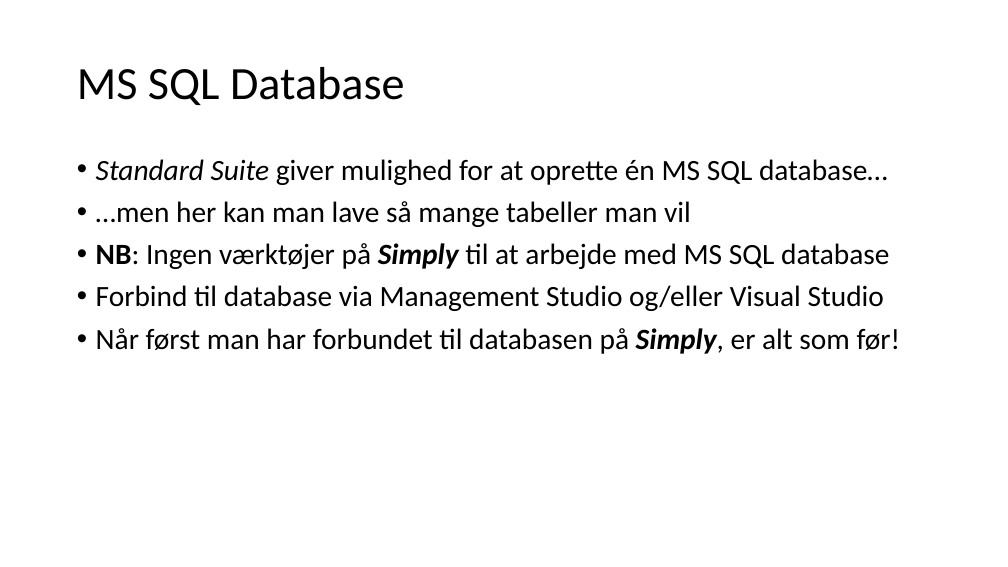
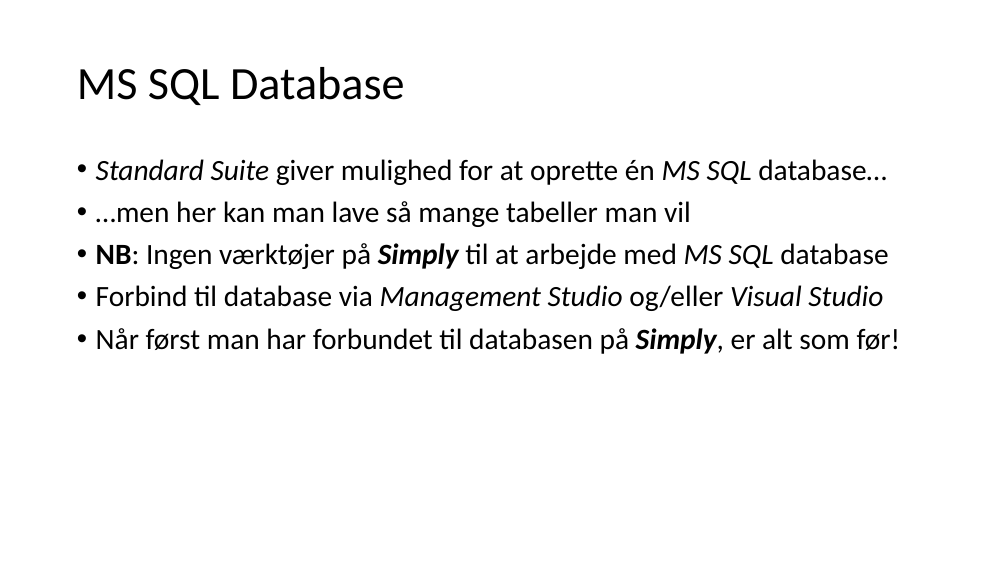
Before and after one commit to perslaursen/OOProg22, a slide deck: slide 4 of Chap/Misc/SimplyWebHosting.pptx. Drawn at 1008x567 pixels with LibreOffice and Linux fonts; fonts in the diff are those of the drawing. Boxes give left, top, right and bottom in pixels: in the first picture for what was removed or moved away, otherwise in the second. Text is boxed around its words. In the diff, an @@ line names an element or a change of style, - is before the commit and + after.

```diff
--- a/Chap/Misc/SimplyWebHosting.pptx
+++ b/Chap/Misc/SimplyWebHosting.pptx
@@ text at (x1=96, y1=159, x2=888, y2=311): italic on in "MS SQL", "MS SQL", "Management Studio Visual Studio" @@
```
Also in this commit, not shown: 9 other slides changed, 21 slides added, 19 slides removed.
